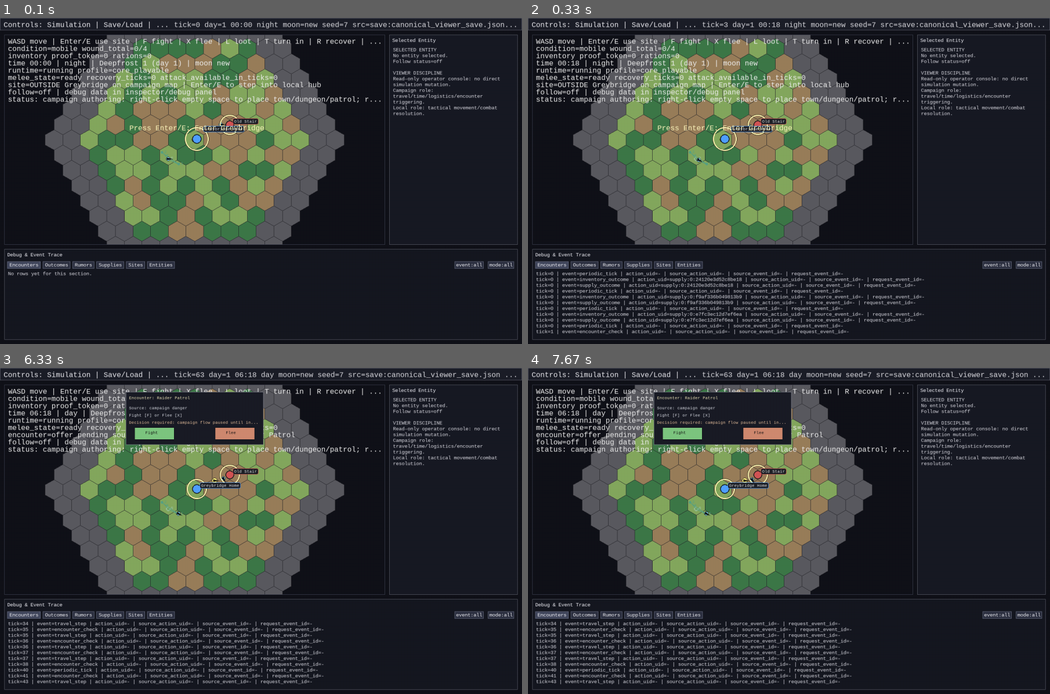
Above: before the commit, frames 1-4 (two rows, left to right).
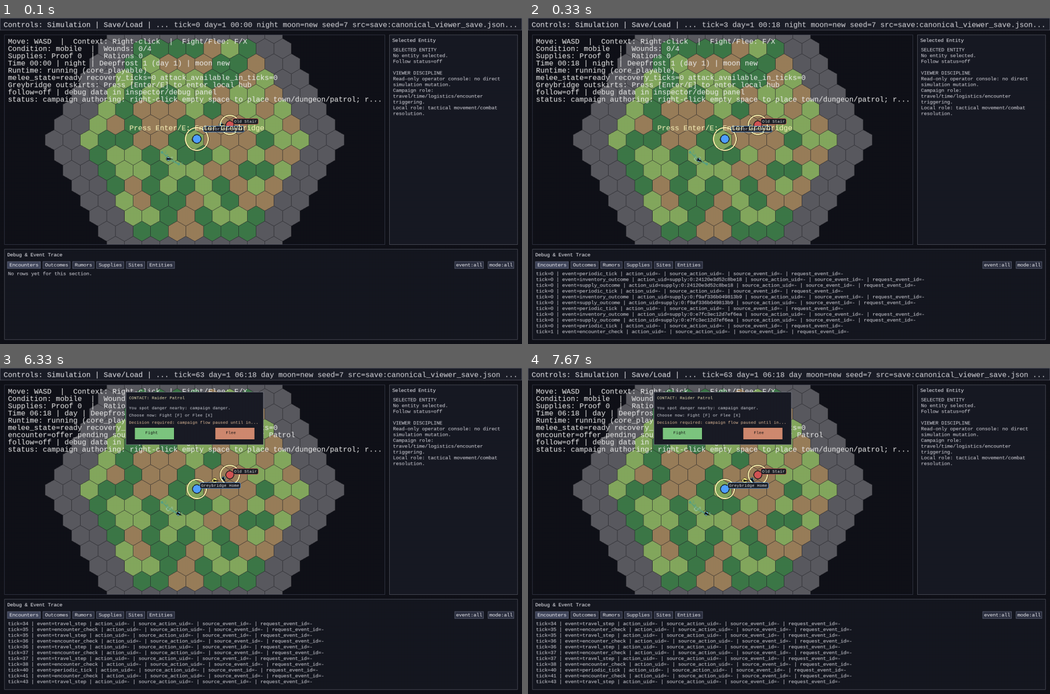
Above: after the commit, the same moments.

Repository: 7seasdotnet/Hexcrawler2
Game: pygame game, started from src/hexcrawler/__main__.py
The game is run twice, just before and just after one commit, with the same random seed, the same clock (stepped at 60 frames per second) and the same inputs.
Inputs:
- Up to frame 1 (0.1 s): no input
- Up to frame 2 (0.33 s): no input
- Up to frame 3 (6.33 s): hold D 0.33-0.8 s; hold W 0.88-1.18 s; hold D 1.22-1.68 s; hold A 1.72-2.25 s; hold S 2.28-2.58 s; hold A 2.62-3.02 s; hold W 3.05-3.42 s; hold D 3.45-4.08 s; hold S 4.12-4.48 s; hold A 4.52-4.98 s; hold D 5.02-5.48 s; hold W 5.52-5.82 s; hold D 5.85-6.32 s
- Up to frame 4 (7.67 s): hold A 6.35-6.88 s; hold S 6.92-7.22 s; hold A 7.25-7.65 s

The runs differ from the first frame. In frame 1, 1.5% of the frame differs, in the area x 1-73%, y 6-22%; in frame 2, 1.5%; in frame 3, 1.0%; in frame 4, 1.0%.

Commit message:
Polish core_playable presentation HUD modal and transition overlay

Diff:
--- a/src/hexcrawler/cli/pygame_viewer.py
+++ b/src/hexcrawler/cli/pygame_viewer.py
@@ -154,6 +154,7 @@
 RECENT_COMBAT_FEEDBACK_TICK_WINDOW = 20
 RECENT_HIT_FLASH_TICK_WINDOW = 4
 RECENT_MELEE_CUE_TICK_WINDOW = 12
+TRANSITION_OVERLAY_FRAMES = 14
 GREYBRIDGE_USE_PROMPT_RANGE = 1.25
 BUILDING_USE_PROMPT_RANGE = 1.8
 LOOT_PROMPT_RANGE = 1.8
@@ -2925,14 +2926,14 @@
     at_safe_site, safe_site_id, _ = _find_safe_site_status(sim, entity)
     calendar = _calendar_presentation(sim)
     lines = [
-        "WASD move | Enter/E use site | F fight | X flee | L loot | T turn in | R recover | Q exit hub",
-        f"condition={condition} wound_total={severity_total}/{WOUND_INCAPACITATE_SEVERITY}",
-        f"inventory proof_token={proof_tokens} rations={rations}",
+        "Move: WASD  |  Context: Right-click  |  Fight/Flee: F/X",
+        f"Condition: {condition}  |  Wounds: {severity_total}/{WOUND_INCAPACITATE_SEVERITY}",
+        f"Supplies: Proof {proof_tokens}  |  Rations {rations}",
         (
-            f"time {calendar['hour']:02d}:{calendar['minute']:02d} | {calendar['day_night']} | "
+            f"Time {calendar['hour']:02d}:{calendar['minute']:02d} | {calendar['day_night']} | "
             f"{calendar['month_name']} {calendar['day_of_month']} (day {calendar['day']}) | moon {calendar['moon_phase']}"
         ),
-        f"runtime={'paused' if runtime_state.paused else 'running'} profile={runtime_state.runtime_profile or CORE_PLAYABLE}",
+        f"Runtime: {'paused' if runtime_state.paused else 'running'} ({runtime_state.runtime_profile or CORE_PLAYABLE})",
     ]
     lines.extend(_player_feedback_lines(sim, entity=entity))
     if pending_offer is not None:
@@ -2940,9 +2941,9 @@
             f"encounter=offer_pending source={pending_offer.get('source_label', '?')} title={pending_offer.get('encounter_label', '?')}"
         )
     if entity.space_id == "safe_hub:greybridge":
-        lines.append("site=INSIDE Greybridge hub | Watch Hall [T] | Inn/Infirmary [R] | Gate exit [Q/E]")
+        lines.append("Greybridge Hub: [T] Watch Hall turn-in | [R] Recover | [Q/E] Exit gate")
     elif _is_home_site(safe_site_id):
-        lines.append("site=OUTSIDE Greybridge on campaign map | Enter/E to step into local hub")
+        lines.append("Greybridge outskirts: Press [Enter/E] to enter local hub")
     elif at_safe_site:
         lines.append(f"site=safe ({safe_site_id if isinstance(safe_site_id, str) else '-'})")
     return lines
@@ -3625,12 +3626,12 @@
     pygame.draw.rect(screen, (128, 132, 144), panel, 1)
 
     label = str(offer.get("encounter_label", "Encounter"))
-    title = _truncate_text_to_pixel_width(f"Encounter: {label}", font, panel.width - 18)
+    title = _truncate_text_to_pixel_width(f"CONTACT: {label}", font, panel.width - 18)
     screen.blit(font.render(title, True, (245, 235, 190)), (panel.x + 9, panel.y + 10))
     source_label = str(offer.get("source_label", "contact source"))
-    hint = _truncate_text_to_pixel_width(f"Source: {source_label}", font, panel.width - 18)
+    hint = _truncate_text_to_pixel_width(f"You spot danger nearby: {source_label}.", font, panel.width - 18)
     screen.blit(font.render(hint, True, (220, 222, 230)), (panel.x + 9, panel.y + 38))
-    action_hint = _truncate_text_to_pixel_width("Fight [F] or Flee [X]", font, panel.width - 18)
+    action_hint = _truncate_text_to_pixel_width("Choose now: Fight [F] or Flee [X]", font, panel.width - 18)
     screen.blit(font.render(action_hint, True, (220, 222, 230)), (panel.x + 9, panel.y + 58))
     waiting_hint = _truncate_text_to_pixel_width("Decision required: campaign flow paused until input.", font, panel.width - 18)
     screen.blit(font.render(waiting_hint, True, (236, 196, 160)), (panel.x + 9, panel.y + 78))
@@ -3647,6 +3648,32 @@
         pygame.draw.rect(screen, (16, 18, 22), rect, 1)
         screen.blit(font.render(text, True, (15, 15, 15)), (rect.x + 30, rect.y + 8))
     return {"fight": fight_rect, "flee": flee_rect}
+
+
+def _transition_overlay_alpha(remaining_frames: int) -> float:
+    if remaining_frames <= 0:
+        return 0.0
+    return clamp01(float(remaining_frames) / float(max(1, TRANSITION_OVERLAY_FRAMES)))
+
+
+def _draw_transition_overlay(
+    screen: pygame.Surface,
+    font: pygame.font.Font,
+    viewport_rect: pygame.Rect,
+    *,
+    title: str,
+    remaining_frames: int,
+) -> None:
+    alpha = _transition_overlay_alpha(remaining_frames)
+    if alpha <= 0.0:
+        return
+    overlay = pygame.Surface((viewport_rect.width, viewport_rect.height), pygame.SRCALPHA)
+    shade = int(round(190 * alpha))
+    overlay.fill((8, 10, 14, shade))
+    title_surface = font.render(title, True, (235, 238, 245))
+    title_rect = title_surface.get_rect(center=viewport_rect.center)
+    overlay.blit(title_surface, (title_rect.x - viewport_rect.x, title_rect.y - viewport_rect.y))
+    screen.blit(overlay, (viewport_rect.x, viewport_rect.y))
 
 
 def _draw_local_arena_overlay(
@@ -5368,6 +5395,8 @@
     last_sent_move_vector = (0.0, 0.0)
     selected_site_id: str | None = None
     visual_facing_by_entity: dict[str, float] = {}
+    transition_overlay_frames = 0
+    transition_overlay_title = ""
 
     while running:
         target_fps = 30 if runtime_state.paused else 60
@@ -6160,9 +6189,17 @@
         if current_space_id is None:
             current_space_id = "overworld"
         if current_space_id != tracked_space_id:
+            previous_space_id = tracked_space_id
             tracked_space_id = current_space_id
             local_camera_cache = LocalCameraCache(center=(float(viewport_rect.centerx), float(viewport_rect.centery)), zoom_scale=1.0)
             previous_snapshot = current_snapshot
+            transition_overlay_frames = TRANSITION_OVERLAY_FRAMES
+            if str(previous_space_id).startswith("local_site:") and current_space_id == "overworld":
+                transition_overlay_title = "Returning to Campaign"
+            elif previous_space_id == "overworld" and str(current_space_id).startswith("local_site:"):
+                transition_overlay_title = "Entering Local Encounter"
+            else:
+                transition_overlay_title = "Transition"
         world_center, world_zoom_scale = _cached_camera_center_and_zoom(sim, viewport_rect, local_camera_cache)
         selected_entity_id = sim.selected_entity_id(owner_entity_id=PLAYER_ID)
         follow_center, follow_message = _apply_follow_selected_camera(
@@ -6270,6 +6307,14 @@
             alpha=alpha,
             visual_facing_by_entity=visual_facing_by_entity,
         )
+        _draw_transition_overlay(
+            screen,
+            marker_font,
+            viewport_rect,
+            title=transition_overlay_title,
+            remaining_frames=transition_overlay_frames,
+        )
+        transition_overlay_frames = max(0, transition_overlay_frames - 1)
         pygame_module.display.flip()
 
     pygame_module.quit()
--- a/tests/test_pygame_viewer_runtime.py
+++ b/tests/test_pygame_viewer_runtime.py
@@ -18,6 +18,7 @@
     _focus_camera_on_selected,
     interpolate_entity_position,
     _single_player_offer_pause,
+    _transition_overlay_alpha,
     _selected_entity_lines,
 )
 from hexcrawler.sim.core import EntityState
@@ -225,3 +226,18 @@
 
     assert any("Incapacitated: YES" in line for line in lines)
     assert any("severity_total=4" in line for line in lines)
+
+
+def test_transition_overlay_alpha_is_viewer_only_and_non_mutating() -> None:
+    sim = _build_viewer_simulation("content/examples/basic_map.json", with_encounters=False)
+    world_before = world_hash(sim.state.world)
+    sim_before = simulation_hash(sim)
+    input_before = len(sim.input_log)
+
+    assert _transition_overlay_alpha(0) == 0.0
+    assert 0.0 < _transition_overlay_alpha(4) < 1.0
+    assert _transition_overlay_alpha(999) == 1.0
+
+    assert world_hash(sim.state.world) == world_before
+    assert simulation_hash(sim) == sim_before
+    assert len(sim.input_log) == input_before
Not shown, changed: docs/STATUS.md
